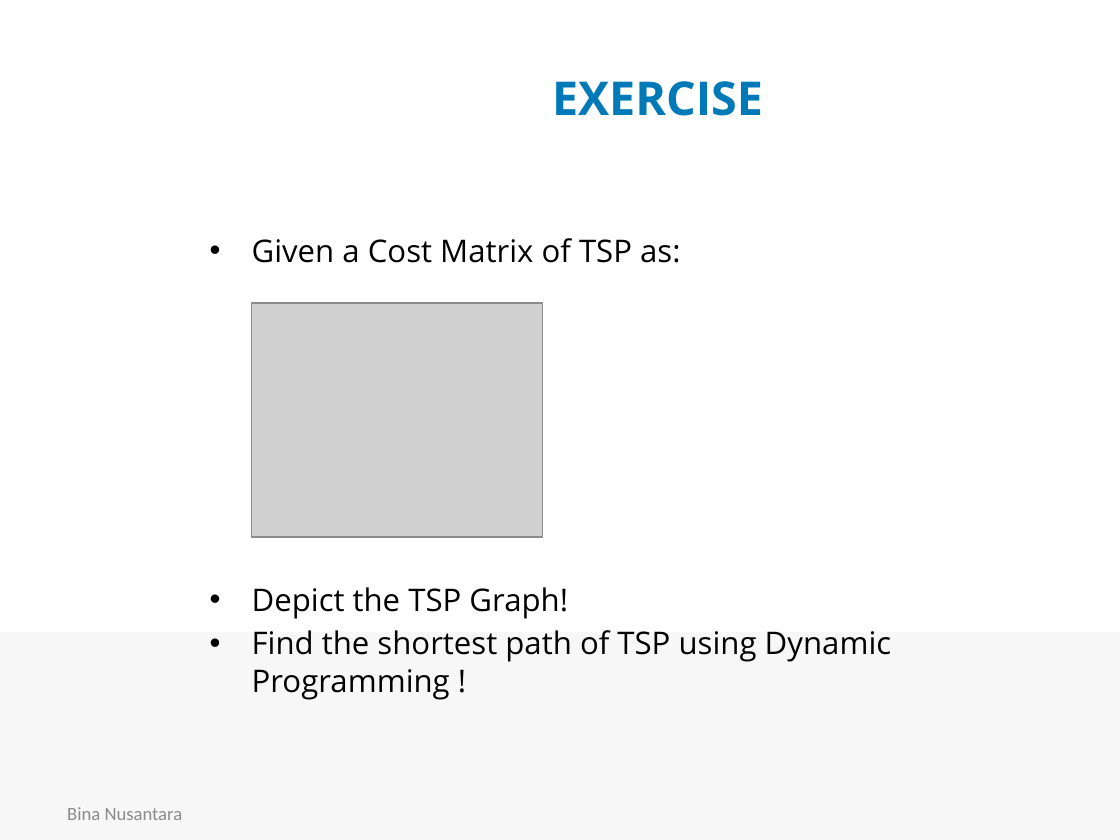
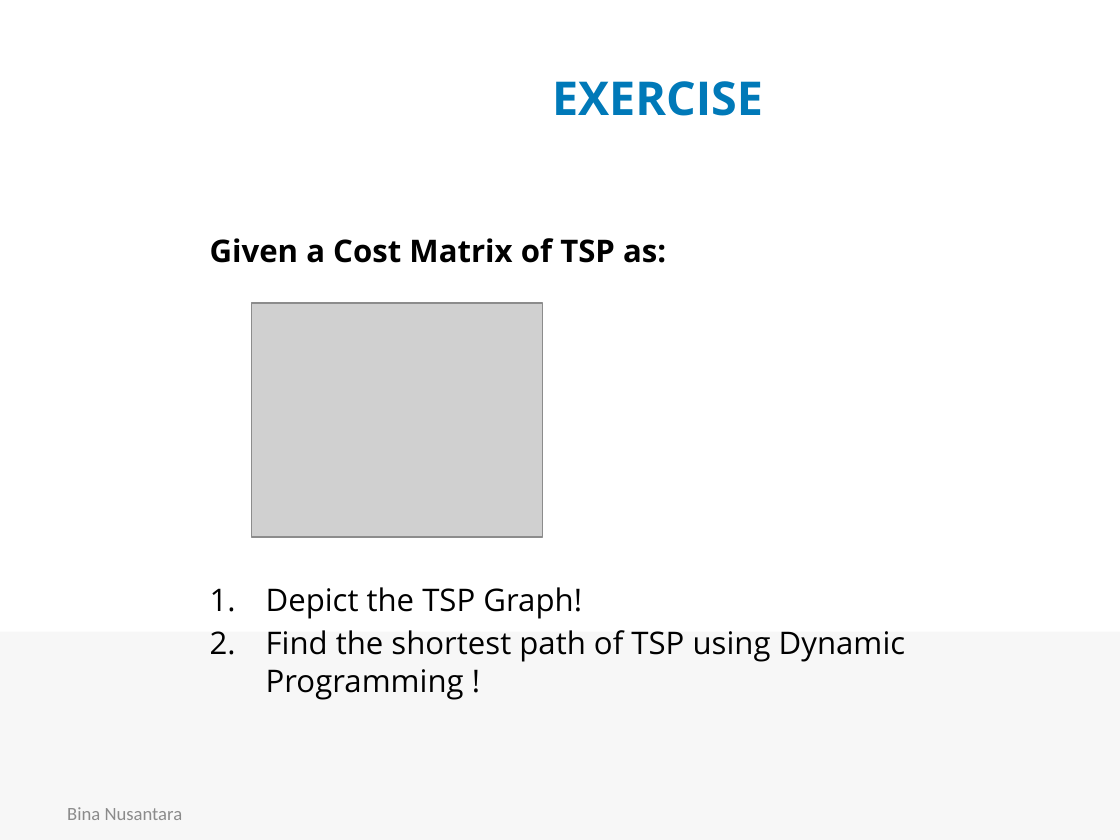
Before and after one commit to rhiosutoyo/Teaching-Algorithm-Design-and-Analysis, a slide deck: slide 17 of Travelling Salesman Problem/COMP6049 Pert 15-16 rhio-edit.pptx (slide 13 before the commit). Drawn at 1120x840 pixels with LibreOffice and Linux fonts; fonts in the diff are those of the drawing; grey boxes stand for pictures; background and template pictures are left out. Boxes give left, top, right and bottom in pixels: in the first picture for what was removed or moved away, otherwise in the second. Text is boxed around its words. In the diff, an @@ line names an element or a change of style, - is before the commit and + after.

```diff
--- a/Travelling Salesman Problem/COMP6049 Pert 15-16 rhio-edit.pptx
+++ b/Travelling Salesman Problem/COMP6049 Pert 15-16 rhio-edit.pptx
@@ text "Given a Cost Matrix of ..." at <box>210,238,906,700</box>: bold on in "Given a Cost Matrix of TSP as:"; bullet • to none; bullet • to 1. @@
```
Also in this commit, not shown: 9 other slides changed, 8 slides added, 3 slides removed.
